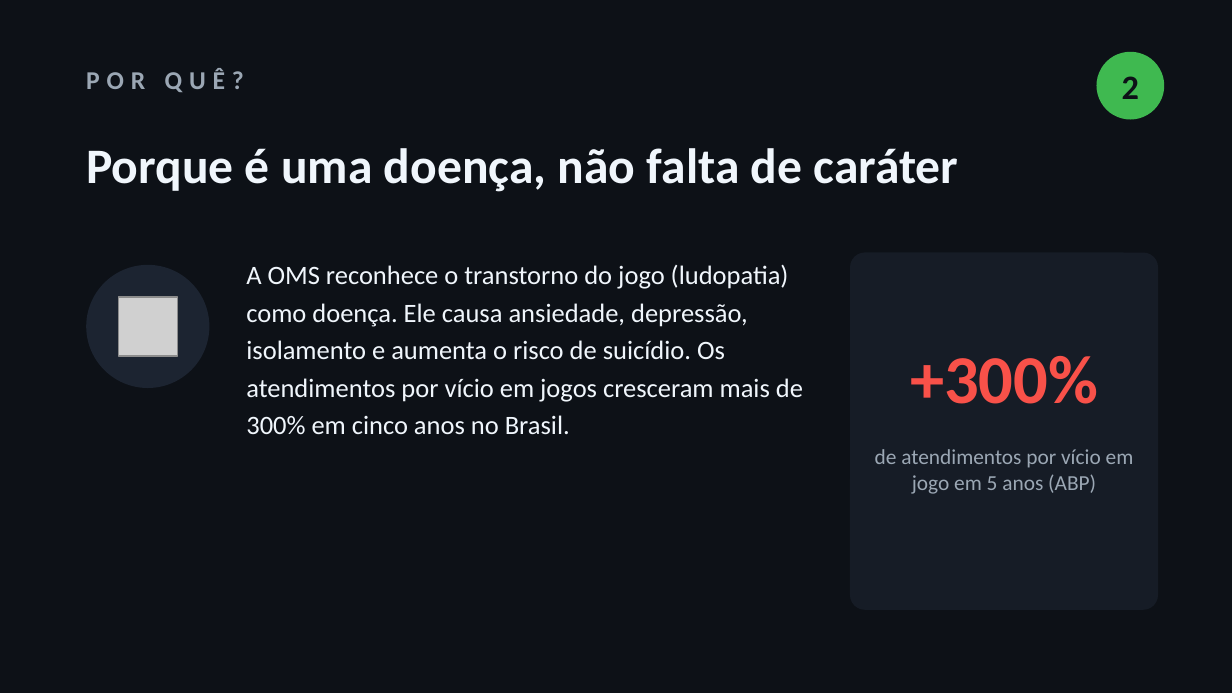
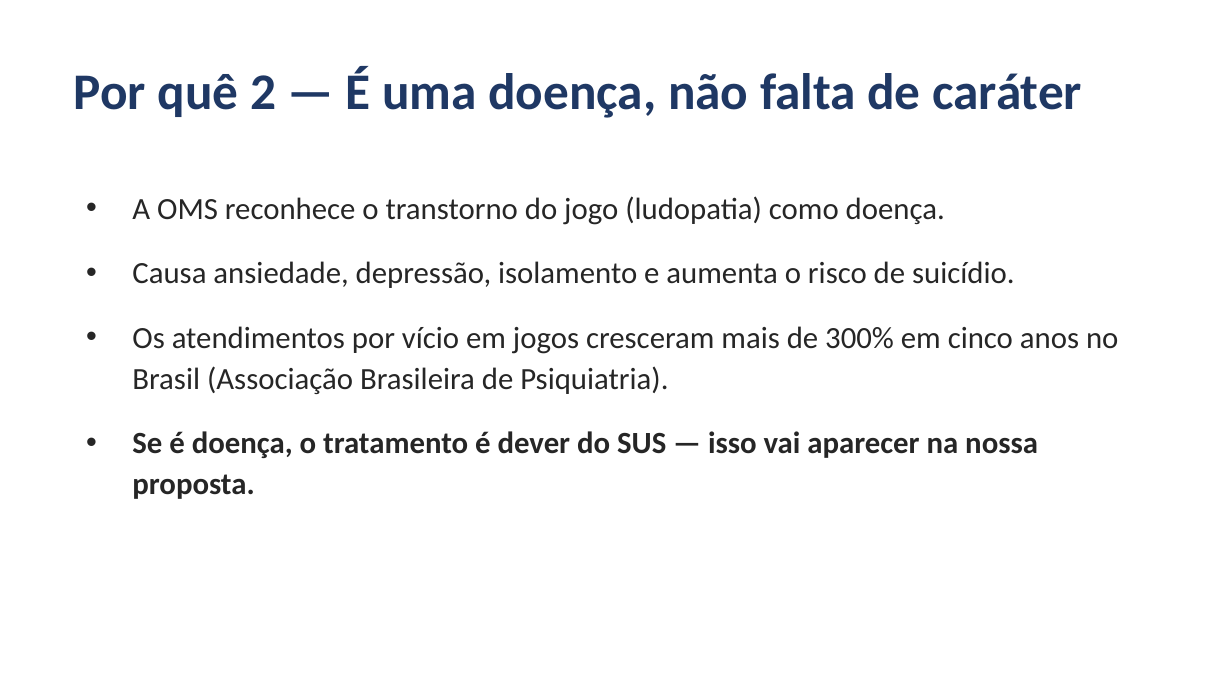
Before and after one commit to outletdoscabides10-cell/universo-site, a slide deck: slide 4 of trabalho-vicio-em-bets/vicio-em-bets.pptx. Drawn at 1232x693 pixels with LibreOffice and Linux fonts; fonts in the diff are those of the drawing; grey boxes stand for pictures. Boxes give left, top, right and bottom in pixels: in the first picture for what was removed or moved away, otherwise in the second. Text is boxed around its words. In the diff, an @@ line names an element or a change of style, - is before the commit and + after.

```diff
--- a/trabalho-vicio-em-bets/vicio-em-bets.pptx
+++ b/trabalho-vicio-em-bets/vicio-em-bets.pptx
@@ background #0D1117 to #FFFFFF @@
@@ ellipse removed at [1096,52,1164,120] @@
@@ text at [74,67,1082,118]: text changed; size 29 to 30 pt; text colour #F0F6FC to #1F3864 @@
-Porque é uma doença, não falta de caráter
+Por quê 2 — É uma doença, não falta de caráter
@@ text removed at [86,68,244,92] @@
-POR QUÊ?
@@ text removed at [1122,76,1139,99] @@
-2
@@ text at [132,196,1118,499]: text changed; size 15.5 to 18 pt; text colour #F0F6FC to #262626 @@
-A OMS reconhece o transtorno do jogo (ludopatia) como doença. Ele causa ansiedade, depressão, isolamento e aumenta o risco de suicídio. Os atendimentos por vício em jogos cresceram mais de 300% em cinco anos no Brasil.
+• A OMS reconhece o transtorno do jogo (ludopatia) como doença.
+• Causa ansiedade, depressão, isolamento e aumenta o risco de suicídio.
+• Os atendimentos por vício em jogos cresceram mais de 300% em cinco anos no Brasil (Associação Brasileira de Psiquiatria).
+• Se é doença, o tratamento é dever do SUS — isso vai aparecer na nossa proposta.
@@ ellipse removed at [86,265,209,388] @@
@@ rounded rectangle removed at [850,253,1158,610] @@
@@ picture removed at [118,297,177,356] @@
@@ text removed at [910,356,1098,404] @@
-+300%
@@ text removed at [875,449,1134,494] @@
-de atendimentos por vício em jogo em 5 anos (ABP)
```
Also in this commit, not shown: 10 other slides changed.
